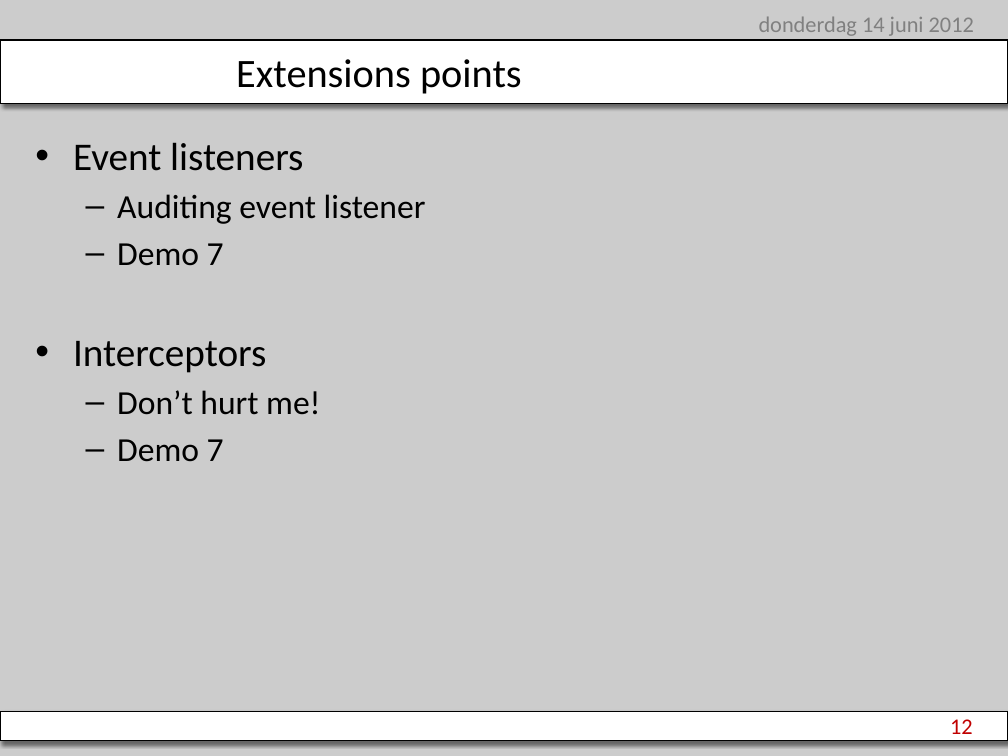
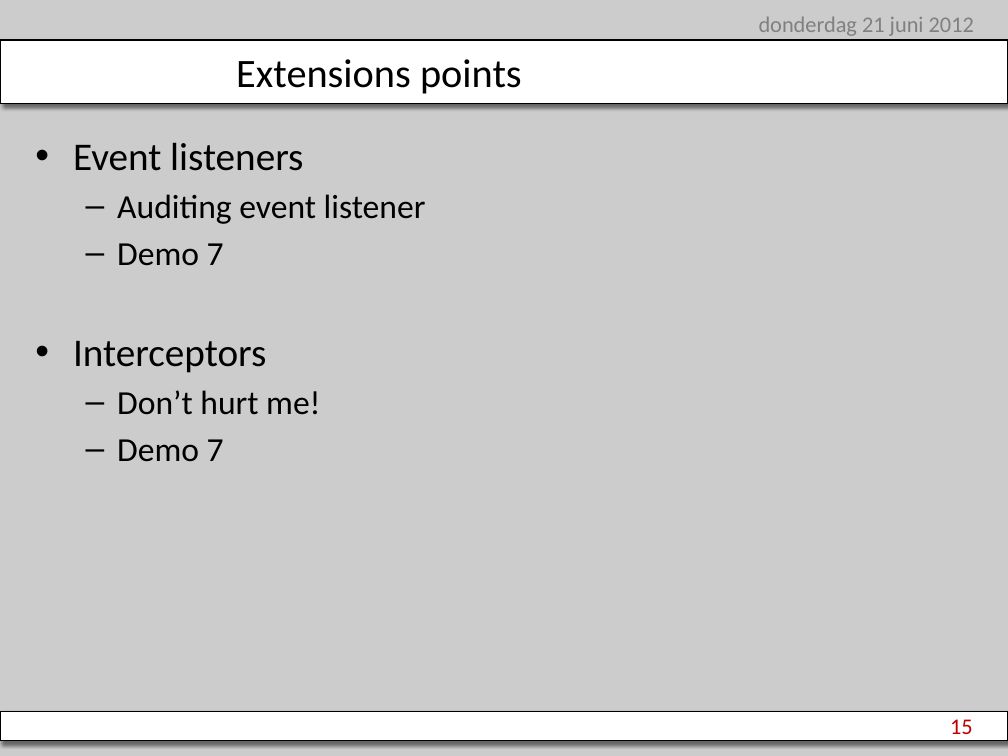
Before and after one commit to stevenlauwers22/NHibernate.QFrameBootcamp, a slide deck: slide 15 of NHibernateCourse.pptx (slide 12 before the commit). Drawn at 1008x756 pixels with LibreOffice and Linux fonts; fonts in the diff are those of the drawing; background and template pictures are left out. Boxes give left, top, right and bottom in pixels: in the first picture for what was removed or moved away, otherwise in the second. Text is boxed around its words. In the diff, an @@ line names an element or a change of style, - is before the commit and + after.

```diff
--- a/NHibernateCourse.pptx
+++ b/NHibernateCourse.pptx
@@ text at <box>759,16,974,36</box>: text changed @@
-donderdag 14 juni 2012
+donderdag 21 juni 2012
@@ page number at <box>950,719,973,734</box>: text changed @@
-12
+15
```
Also in this commit, not shown: 11 other slides changed, 3 slides added, 9 other files.
